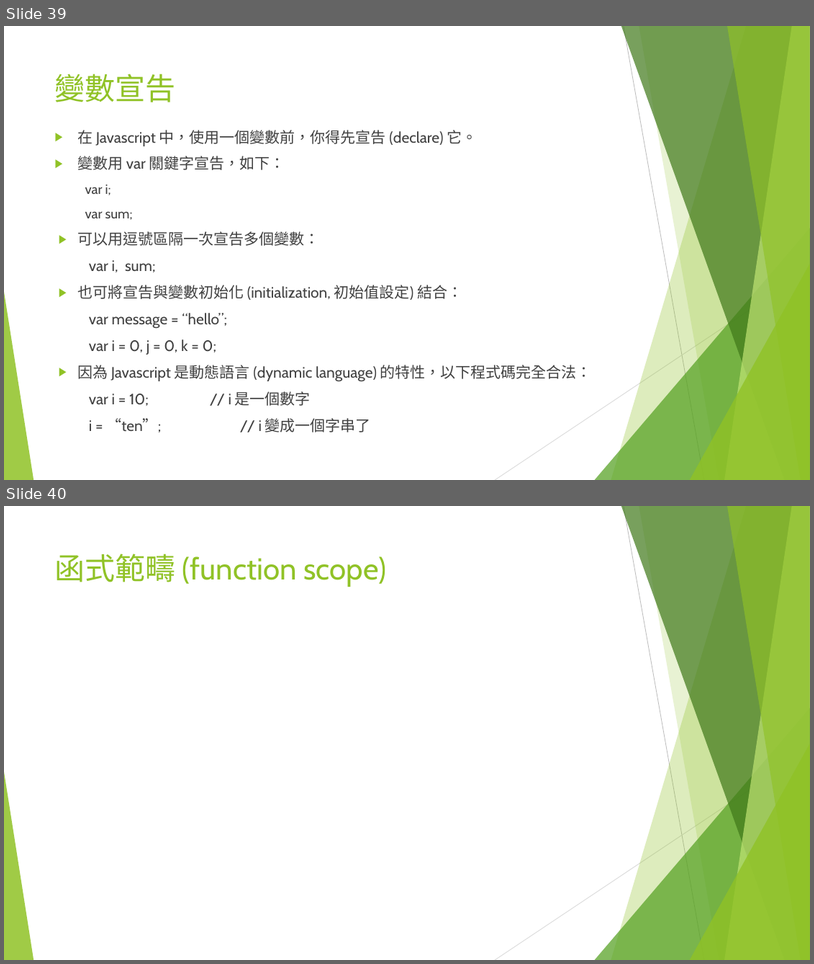
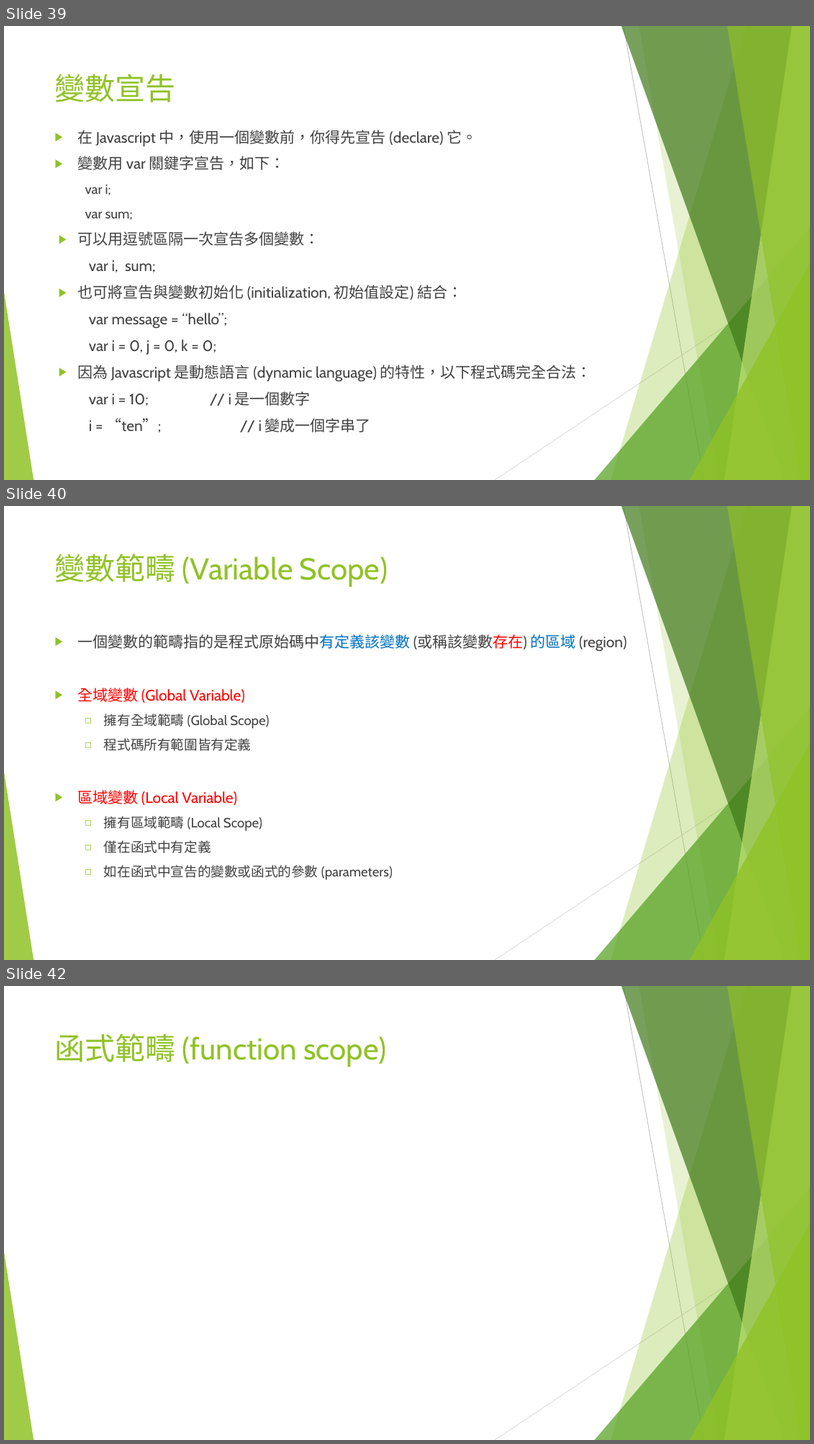
Before and after one commit to adennis1984/IntroduceWebFrontEnd, a slide deck: Part-1-型別、值與變數/Web 前端入門(一).pptx. Shown one above the other, each under a label of ours: slides 39 and 40 before the commit, slides 39, 40 and 42 after it; the slides between them are not shown. The pictures are 814x964 and 814x1444 pixels, drawn with LibreOffice and Linux fonts; fonts in the diff are those of the drawing. Boxes give left, top, right and bottom in pixels: in the first picture for what was removed or moved away, otherwise in the second. Text is boxed around its words. In the diff, an @@ line names an element or a change of style, - is before the commit and + after.

Commit message:
add testScope

```diff
--- a/Part-1-型別、值與變數/Web 前端入門(一).pptx
+++ b/Part-1-型別、值與變數/Web 前端入門(一).pptx
@@ slide 40 added at (4,506,810,960), background #FFFFFF; not listed: 10 template elements that a slide beside it also shows @@
@@ title added at (55,554,388,587), 36 pt, text #90C226 @@
+變數範疇 (Variable Scope)
@@ text added at (77,634,627,880), 16 pt, text #404040 @@
+▶ 一個變數的範疇指的是程式原始碼中有定義該變數 (或稱該變數存在) 的區域 (region)
+▶ 全域變數 (Global Variable)
+  ◻ 擁有全域範疇 (Global Scope)
+  ◻ 程式碼所有範圍皆有定義
+▶ 區域變數 (Local Variable)
+  ◻ 擁有區域範疇 (Local Scope)
+  ◻ 僅在函式中有定義
+  ◻ 如在函式中宣告的變數或函式的參數 (parameters)
@@ what was slide 40 is now slide 42 @@
```
Also in this commit, not shown: 1 other slide added, 3 other files.
